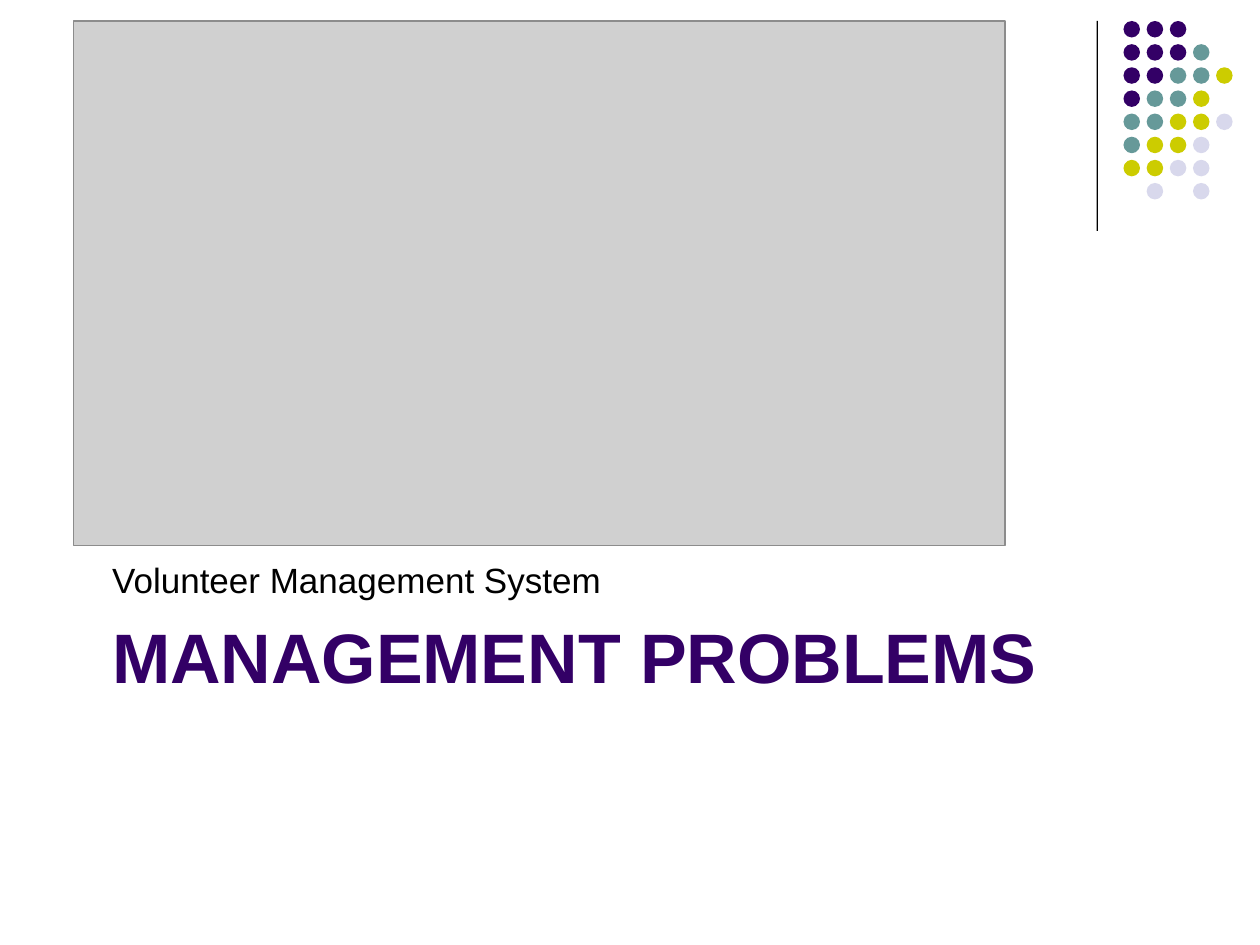
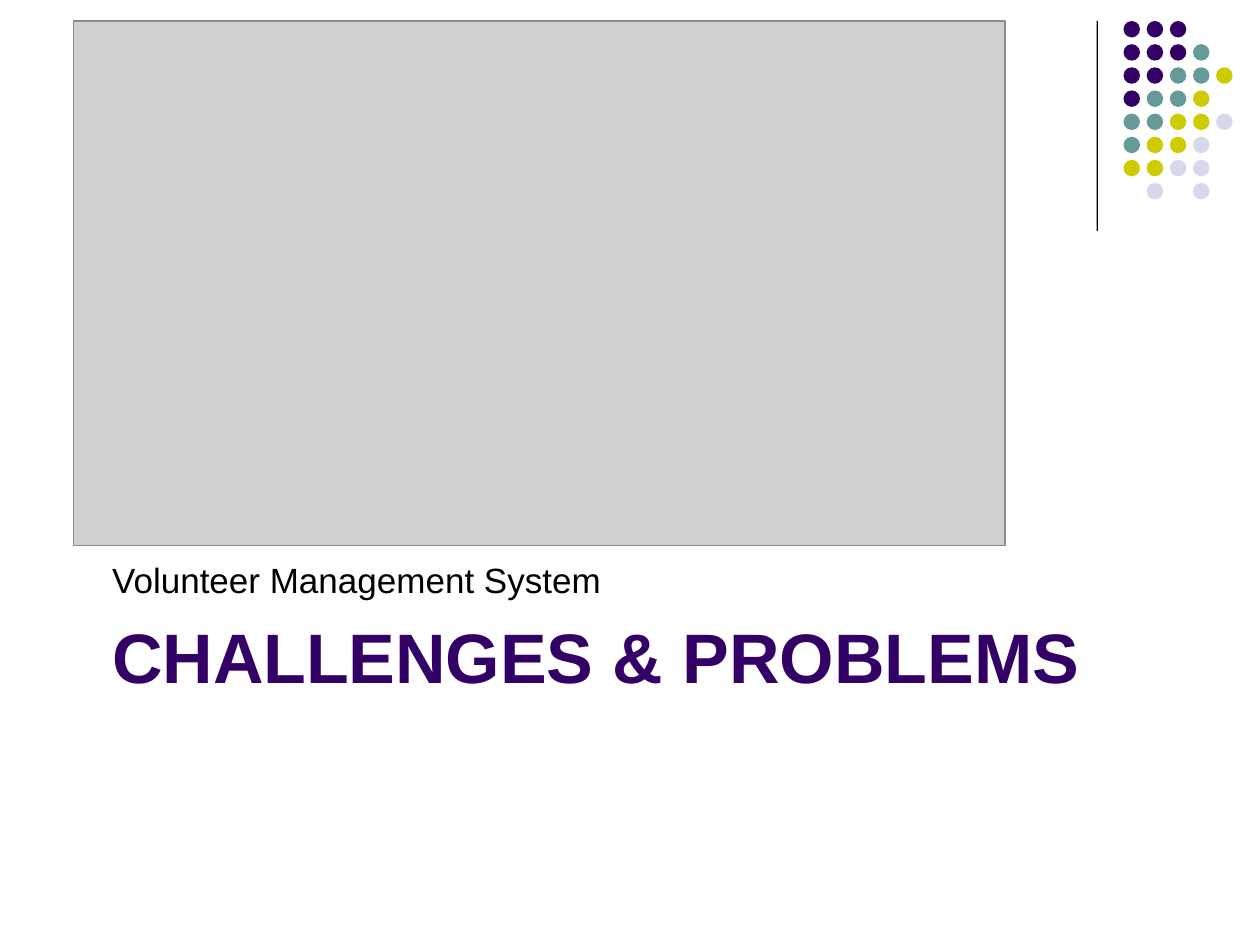
Before and after one commit to imireasa/mtech-se18-t08s, a slide deck: slide 35 of docs/W-9 Working Document/W-9.3 Presentation Slides/Phase 2/vms_presentation_2_v0.1.pptx (slide 22 before the commit). Drawn at 1260x945 pixels with LibreOffice and Linux fonts; fonts in the diff are those of the drawing; grey boxes stand for pictures. Boxes give left, top, right and bottom in pixels: in the first picture for what was removed or moved away, otherwise in the second. Text is boxed around its words. In the diff, an @@ line names an element or a change of style, - is before the commit and + after.

```diff
--- a/docs/W-9 Working Document/W-9.3 Presentation Slides/Phase 2/vms_presentation_2_v0.1.pptx
+++ b/docs/W-9 Working Document/W-9.3 Presentation Slides/Phase 2/vms_presentation_2_v0.1.pptx
@@ title at bbox=[112, 634, 1079, 684]: text changed @@
-MANAGEMENT PROBLEMS
+CHALLENGES & PROBLEMS
```
Also in this commit, not shown: 11 other slides changed, 15 slides added, 3 slides removed.
